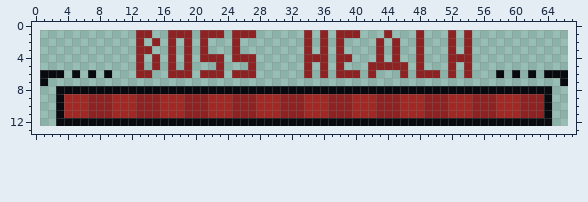
Two states of a pixel-art file, Assets/Resources/Characters/Sprites/BossHealthBar/BossHPB20.aseprite. Above is the file before it was changed.
66x12 pixels, 1 frame. The old version is drawn lined up with the new one, on the new canvas.
After:
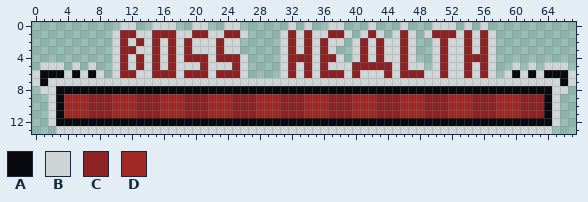
Palette (. is transparent): A #080a0f  B #cfd5d6  C #8e2121  D #a12823
Difference:
canvas 66x12 -> 68x14, the old top-left corner now at 1,1
y 0: x 11..12 .. -> BB; x 15..17 ... -> BBB; x 20..21 .. -> BB; x 24..25 .. -> BB; x 32 . -> B; x 34 . -> B; x 37..38 .. -> BB; x 42 . -> B; x 46 . -> B; x 50..52 ... -> BBB; x 54 . -> B; x 56 . -> B
y 1: x 10..16 ...CC.. -> BCCBBCC; x 18..20 CC. -> BBC; x 22..24 CC. -> BBC; x 26..27 CC -> B.; x 31..33 ... -> BCB; x 35..37 .C. -> BBC; x 39..51 CC...C...C... -> B.BCB.BCB.BCC; x 53 . -> B; x 55..57 ... -> BCB
y 2: x 10..12 ... -> BCB; x 14 . -> B; x 16 . -> B; x 18 . -> B; x 20..25 .C...C -> BBBCBB; x 31..33 ... -> BCB; x 35 . -> B; x 37..38 .C -> BB; x 40..42 ... -> BCB; x 44..48 .C..C -> BBCB.; x 50..53 ..C. -> BCBB; x 55..57 ... -> BCB
y 3: x 10..16 ...CC.. -> BCCBBCB; x 18 . -> B; x 20..25 .C...C -> BBBCBB; x 31..33 ... -> BCB; x 35 . -> B; x 37..38 .C -> B.; x 40..42 ... -> BCB; x 44..48 .C..C -> BBCB.; x 50..53 ..C. -> BCBB; x 55..57 ... -> BCB
y 4: x 10..12 ... -> BCB; x 14 . -> B; x 16 . -> B; x 18 . -> B; x 20 . -> C; x 22 C -> B; x 24 . -> C; x 26..27 CC -> B.; x 31..33 ... -> BCC; x 35 C -> B; x 37..42 .CC... -> CB.BCB; x 44..48 .C..C -> BBCB.; x 50..53 ..CC -> BCBB; x 55..57 ... -> CCB
y 5: x 1..3 ... -> BBB; x 5 . -> B; x 7 . -> B; x 10..12 ... -> BCB; x 14 . -> B; x 16 . -> B; x 18..27 .C...C...C -> BBBCBBBCB.; x 31..33 ... -> BCB; x 35 . -> B; x 37..41 .C... -> BBBCC; x 45 C -> B; x 47..48 .C -> BB; x 50..53 ..C. -> BCBB; x 55..57 ... -> BCB; x 60 . -> B; x 62 . -> B; x 64..66 ... -> BBB
y 6: x 0 . -> B; x 4 . -> B; x 6 . -> B; x 8..16 .A...CC.. -> B.BCCBBCC; x 18 C -> B; x 20 . -> C; x 22 C -> B; x 24 . -> C; x 26..27 CC -> B.; x 31..33 ... -> BCB; x 35 . -> B; x 37 . -> C; x 39 C -> B; x 41..45 .C... -> BBBCB; x 47 . -> C; x 49..53 CC.C. -> BBCBB; x 55..59 ...A. -> BCB.B; x 61 . -> B; x 63 . -> B; x 67 . -> B
y 7: x 0 . -> B; x 2..65 ................................................................ -> BBBBBBBBBBBBBBBBBBBBBBBBBBBBBBBBBBBBBBBBBBBBBBBBBBBBBBBBBBBBBBBB; x 67 . -> B
y 8: x 1..2 .. -> BB; x 65..66 .. -> BB
y 9..12: x 2 . -> B; x 65 . -> B
y 13: x 3..64 .............................................................. -> BBBBBBBBBBBBBBBBBBBBBBBBBBBBBBBBBBBBBBBBBBBBBBBBBBBBBBBBBBBBBB
Changed places in both pictures, as pixel boxes (x1, y1, x2, y2):
changed: (32, 22, 576, 134)
